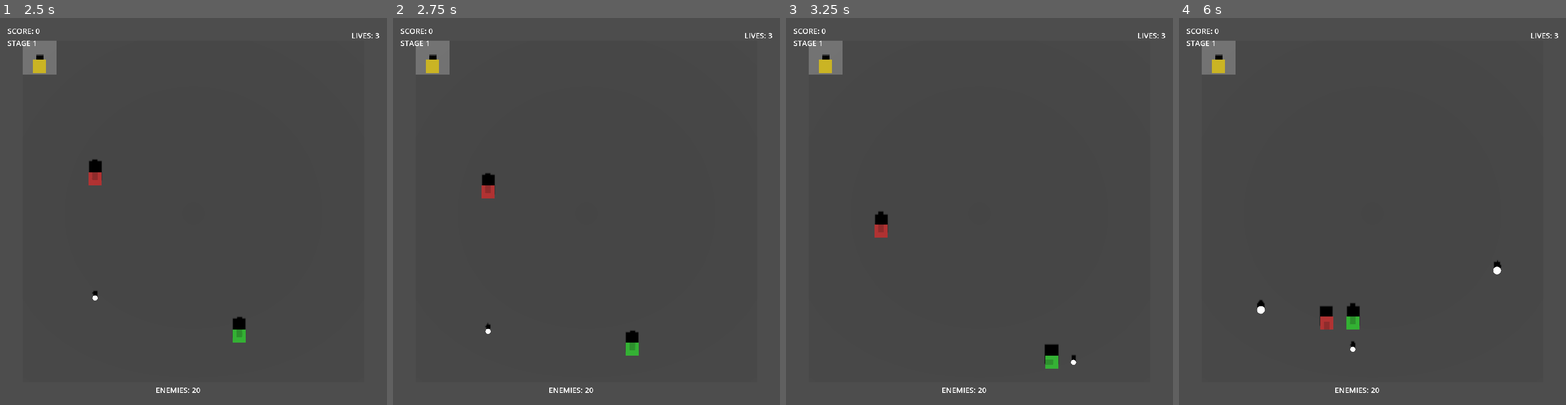
Above: before the commit, frames 1-4 (left to right).
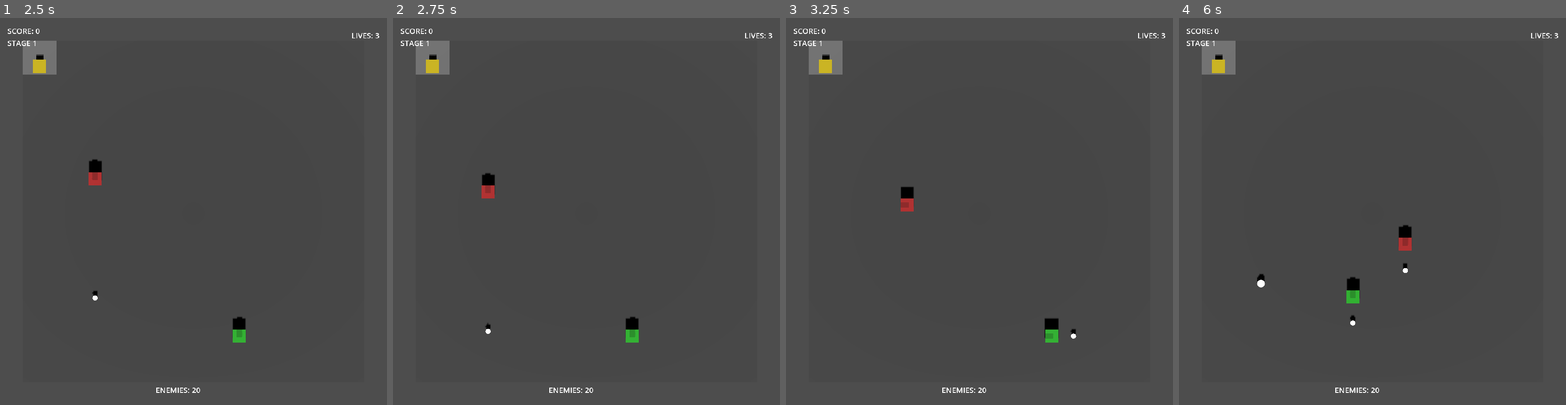
Above: after the commit, the same moments.

Repository: matibat/TANKS1990
Game: Godot game, scene res://scenes3d/game_3d_ddd.tscn
The game is run twice, just before and just after one commit, with the same random seed, the same clock (stepped at 60 frames per second) and the same inputs. Sound files missing from this copy of the repository are replaced by a short silence.
Inputs (mouse positions are in pixels of both pictures, inside the frame that each line leads up to):
- Up to frame 1 (2.5 s): click "Start Game" at 0.5 s; tap Enter at 1.25 s; move the mouse to (278, 192) at 1.27 s; hold D (move_right) 1.28-2.03 s; hold Space (fire) 1.28-2.03 s; click (278, 192) at 1.42 s; move the mouse to (116, 230) at 2.02 s; hold S (move_down) from 2.03 s (still down); tap Space (fire) at 2.1 s
- Up to frame 2 (2.75 s): keep holding S (move_down)
- Up to frame 3 (3.25 s): move the mouse to (1018, 126) at 2.77 s; release S (move_down) at 2.78 s; hold D (move_right) from 2.78 s (still down); hold Space (fire) from 2.78 s (still down)
- Up to frame 4 (6 s): move the mouse to (1353, 288) at 3.52 s; release D (move_right) at 3.53 s; release Space (fire) at 3.53 s; hold W (move_up) 3.53-4.28 s; tap Space (fire) at 3.6, 5.1 s; click (1353, 288) at 3.67 s; move the mouse to (1488, 269) at 4.27 s; hold Space (fire) 4.28-5.03 s; hold A (move_left) 4.28-5.78 s; move the mouse to (1256, 153) at 5.02 s; move the mouse to (1391, 211) at 5.77 s; hold S (move_down) from 5.78 s (still down); hold Space (fire) from 5.78 s (still down); click (1391, 211) at 5.92 s

Frame 1 is identical in both runs. In frame 2, 0.3% of the frame differs, in the area x 60-64%, y 77-88%; in frame 3, 0.9%; in frame 4, 1.1%, in the area x 20-84%, y 53-87%.

Commit message:
feat(collision): implement 4-wide by 3-long tank hitbox system
Implement multi-tile tank hitbox for realistic collision:
- Add TankHitbox value object calculating 12 occupied tiles (4×3)
- Hitbox rotates based on tank direction (4 wide perpendicular to movement)
- 3-unit hitbox length excludes 4th visual unit (visual only, no collision)
- Update collision detection to check all hitbox tiles
- Update movement validation to check all target hitbox positions
- Modify tank-bullet, tank-tank, and tank-terrain collision logic

Original NES Tank 1990 had single-tile collision; this adds multi-tile realism.

Diff:
--- a/src/domain/entities/tank_entity.gd
+++ b/src/domain/entities/tank_entity.gd
@@ -9,6 +9,7 @@
 const Direction = preload("res://src/domain/value_objects/direction.gd")
 const Health = preload("res://src/domain/value_objects/health.gd")
 const TankStats = preload("res://src/domain/value_objects/tank_stats.gd")
+const TankHitbox = preload("res://src/domain/value_objects/tank_hitbox.gd")
 
 ## Tank type enum
 enum Type {
@@ -129,6 +130,11 @@
 func stop_moving() -> void:
 	is_moving = false
 
+## Get tank hitbox (multi-tile collision area)
+## Returns TankHitbox value object representing 4×3 occupied tiles
+func get_hitbox():
+	return TankHitbox.create(position, direction)
+
 ## Serialize to dictionary
 func to_dict() -> Dictionary:
 	return {
--- a/src/domain/services/collision_service.gd
+++ b/src/domain/services/collision_service.gd
@@ -17,6 +17,7 @@
 ## Check if tank and bullet collide
 ## Returns false if tank owns the bullet (can't hit own bullets)
 ## Returns false if tank is dead or bullet is inactive
+## Uses multi-tile hitbox (4×3 tiles) for collision detection
 static func check_tank_bullet_collision(tank: TankEntity, bullet: BulletEntity) -> bool:
 	# Dead tanks don't collide
 	if not tank.is_alive():
@@ -30,18 +31,21 @@
 	if tank.id == bullet.owner_id:
 		return false
 
-	# Check position overlap
-	return tank.position.equals(bullet.position)
+	# Check if bullet position overlaps with any tile in tank's hitbox
+	var hitbox = tank.get_hitbox()
+	return hitbox.contains_position(bullet.position)
 
 ## Check if tank and terrain collide
 ## Returns true if tank is at position with impassable terrain
+## Uses multi-tile hitbox (4×3 tiles) for collision detection
 static func check_tank_terrain_collision(tank: TankEntity, terrain_cell: TerrainCell) -> bool:
-	# Check if positions match
-	if not tank.position.equals(terrain_cell.position):
+	# Check if terrain is passable for tank
+	if terrain_cell.is_passable_for_tank():
 		return false
 
-	# Check if terrain is passable for tank
-	return not terrain_cell.is_passable_for_tank()
+	# Check if terrain position overlaps with any tile in tank's hitbox
+	var hitbox = tank.get_hitbox()
+	return hitbox.contains_position(terrain_cell.position)
 
 ## Check if bullet and terrain collide
 ## Returns true if bullet is at position with impassable terrain for bullets
@@ -55,13 +59,21 @@
 
 ## Check if two tanks collide
 ## Returns false if either tank is dead
+## Uses multi-tile hitbox (4×3 tiles) for collision detection
 static func check_tank_tank_collision(tank1: TankEntity, tank2: TankEntity) -> bool:
 	# Dead tanks don't collide
 	if not tank1.is_alive() or not tank2.is_alive():
 		return false
 
-	# Check position overlap
-	return tank1.position.equals(tank2.position)
+	# Check if any tile in tank1's hitbox overlaps with any tile in tank2's hitbox
+	var hitbox1 = tank1.get_hitbox()
+	var hitbox2 = tank2.get_hitbox()
+
+	for tile in hitbox1.get_occupied_tiles():
+		if hitbox2.contains_position(tile):
+			return true
+
+	return false
 
 ## Check if bullet and base collide
 ## Returns false if bullet is inactive or base is destroyed
@@ -102,6 +114,7 @@
 ## Check if position is occupied by a tank
 ## ignore_tank_id allows checking if tank can stay at its current position
 ## Dead tanks don't occupy positions
+## Uses multi-tile hitbox (4×3 tiles) for collision detection
 static func is_position_occupied_by_tank(game_state: GameState, pos: Position, ignore_tank_id) -> bool:
 	for tank_id in game_state.tanks:
 		# Skip ignored tank
@@ -114,8 +127,9 @@
 		if not tank.is_alive():
 			continue
 
-		# Check if tank is at position
-		if tank.position.equals(pos):
+		# Check if position is within tank's hitbox
+		var hitbox = tank.get_hitbox()
+		if hitbox.contains_position(pos):
 			return true
 
 	return false
--- a/src/domain/services/movement_service.gd
+++ b/src/domain/services/movement_service.gd
@@ -15,18 +15,25 @@
 
 ## Check if tank can move to target position
 ## Validates: tank is alive, position in bounds, no terrain blocking, no tank blocking
+## Uses multi-tile hitbox (4×3 tiles) to check all occupied positions
 static func can_tank_move_to(game_state: GameState, tank: TankEntity, target_pos: Position) -> bool:
 	# Dead tanks can't move
 	if not tank.is_alive():
 		return false
 
-	# Check if position is blocked by terrain or out of bounds
-	if CollisionService.is_position_blocked_for_tank(game_state.stage, target_pos, tank.id):
-		return false
+	# Create a temporary tank at target position with same direction to get the hitbox
+	var temp_tank = TankEntity.create(tank.id, tank.tank_type, target_pos, tank.direction)
+	var target_hitbox = temp_tank.get_hitbox()
 
-	# Check if position is occupied by another tank
-	if CollisionService.is_position_occupied_by_tank(game_state, target_pos, tank.id):
-		return false
+	# Check if any tile in the target hitbox is blocked or occupied
+	for tile_pos in target_hitbox.get_occupied_tiles():
+		# Check if position is blocked by terrain or out of bounds
+		if CollisionService.is_position_blocked_for_tank(game_state.stage, tile_pos, tank.id):
+			return false
+
+		# Check if position is occupied by another tank
+		if CollisionService.is_position_occupied_by_tank(game_state, tile_pos, tank.id):
+			return false
 
 	return true
 
--- /dev/null
+++ b/src/domain/value_objects/tank_hitbox.gd
@@ -0,0 +1,98 @@
+class_name TankHitbox
+extends RefCounted
+
+## TankHitbox Value Object
+## Represents the collision hitbox for a tank (4 units wide × 3 units long)
+## The 4th visual unit is NOT included in the hitbox
+## Hitbox rotates based on tank's facing direction
+## Part of DDD architecture - pure domain logic with no Godot dependencies
+
+const Position = preload("res://src/domain/value_objects/position.gd")
+const Direction = preload("res://src/domain/value_objects/direction.gd")
+
+## Tank dimensions
+const HITBOX_WIDTH = 4  # Units perpendicular to direction
+const HITBOX_LENGTH = 3  # Units parallel to direction (NOT 4 - excludes visual nose)
+
+var center_position: Position
+var direction: Direction
+var _occupied_tiles: Array = []
+
+## Static factory method to create a tank hitbox
+static func create(pos: Position, dir: Direction):
+	var hitbox = new()
+	hitbox.center_position = pos
+	hitbox.direction = dir
+	hitbox._occupied_tiles = hitbox._calculate_occupied_tiles()
+	return hitbox
+
+## Calculate all tiles occupied by this hitbox based on direction
+func _calculate_occupied_tiles() -> Array:
+	var tiles: Array = []
+
+	match direction.value:
+		Direction.UP:
+			# Facing NORTH: 4 wide (X axis), 3 long forward (negative Y)
+			# Center at (cx, cy), extends:
+			# X: from (cx - 2) to (cx + 1) = 4 tiles wide
+			# Y: from (cy - 2) to cy = 3 tiles long (forward is negative Y)
+			for x_offset in range(-2, 2):  # -2, -1, 0, 1 = 4 tiles
+				for y_offset in range(-2, 1):  # -2, -1, 0 = 3 tiles
+					tiles.append(Position.create(
+						center_position.x + x_offset,
+						center_position.y + y_offset
+					))
+
+		Direction.DOWN:
+			# Facing SOUTH: 4 wide (X axis), 3 long forward (positive Y)
+			# X: from (cx - 2) to (cx + 1) = 4 tiles wide
+			# Y: from cy to (cy + 2) = 3 tiles long (forward is positive Y)
+			for x_offset in range(-2, 2):  # -2, -1, 0, 1 = 4 tiles
+				for y_offset in range(0, 3):  # 0, 1, 2 = 3 tiles
+					tiles.append(Position.create(
+						center_position.x + x_offset,
+						center_position.y + y_offset
+					))
+
+		Direction.LEFT:
+			# Facing WEST: 4 wide (Y axis), 3 long forward (negative X)
+			# X: from (cx - 2) to cx = 3 tiles long (forward is negative X)
+			# Y: from (cy - 2) to (cy + 1) = 4 tiles wide
+			for x_offset in range(-2, 1):  # -2, -1, 0 = 3 tiles
+				for y_offset in range(-2, 2):  # -2, -1, 0, 1 = 4 tiles
+					tiles.append(Position.create(
+						center_position.x + x_offset,
+						center_position.y + y_offset
+					))
+
+		Direction.RIGHT:
+			# Facing EAST: 4 wide (Y axis), 3 long forward (positive X)
+			# X: from cx to (cx + 2) = 3 tiles long (forward is positive X)
+			# Y: from (cy - 2) to (cy + 1) = 4 tiles wide
+			for x_offset in range(0, 3):  # 0, 1, 2 = 3 tiles
+				for y_offset in range(-2, 2):  # -2, -1, 0, 1 = 4 tiles
+					tiles.append(Position.create(
+						center_position.x + x_offset,
+						center_position.y + y_offset
+					))
+
+	return tiles
+
+## Get all occupied tile positions
+func get_occupied_tiles() -> Array:
+	return _occupied_tiles.duplicate()
+
+## Check if this hitbox contains a given position
+func contains_position(pos: Position) -> bool:
+	for tile in _occupied_tiles:
+		if tile.equals(pos):
+			return true
+	return false
+
+## String representation for debugging
+func _to_string() -> String:
+	return "TankHitbox(center=%s, direction=%s, tiles=%d)" % [
+		center_position,
+		direction,
+		_occupied_tiles.size()
+	]
Not shown, added: src/domain/value_objects/tank_hitbox.gd.uid
